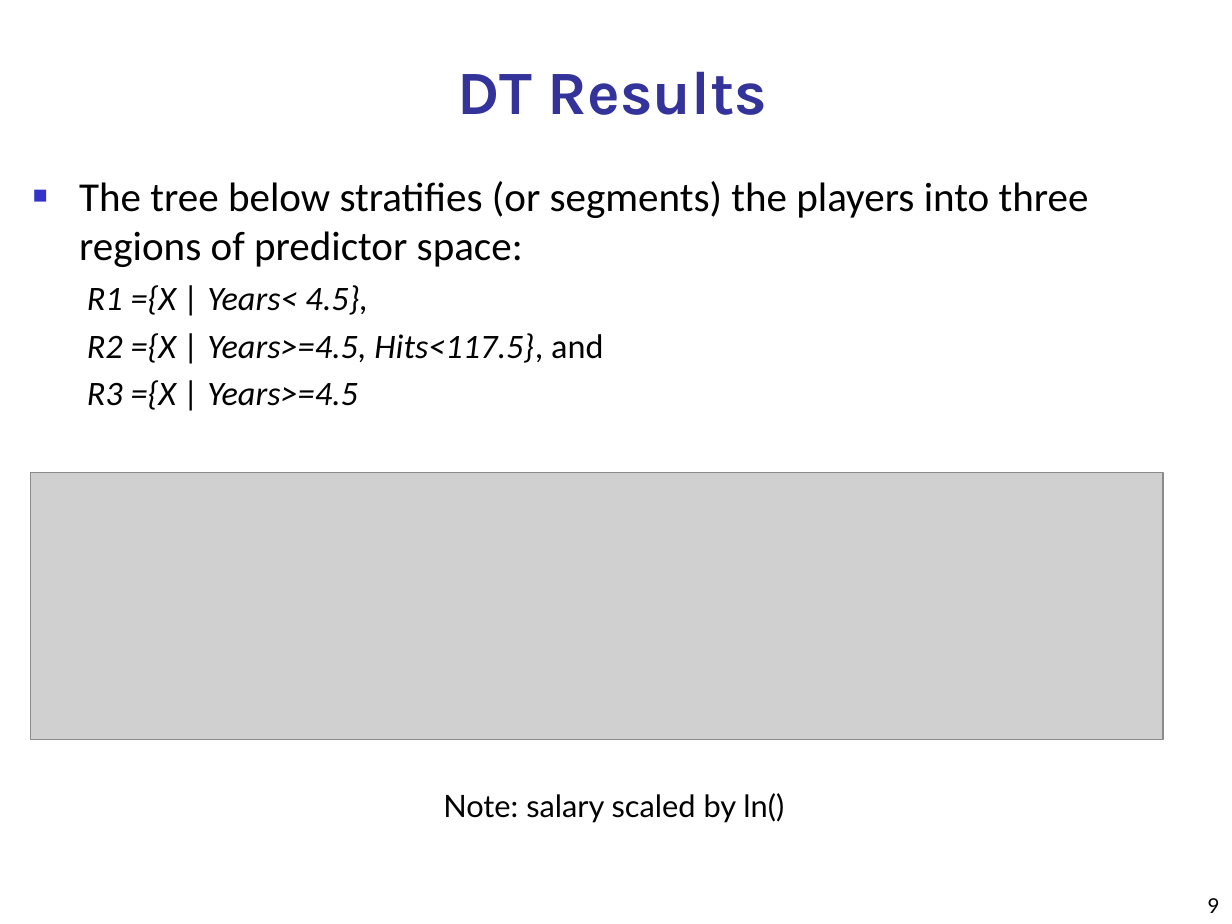
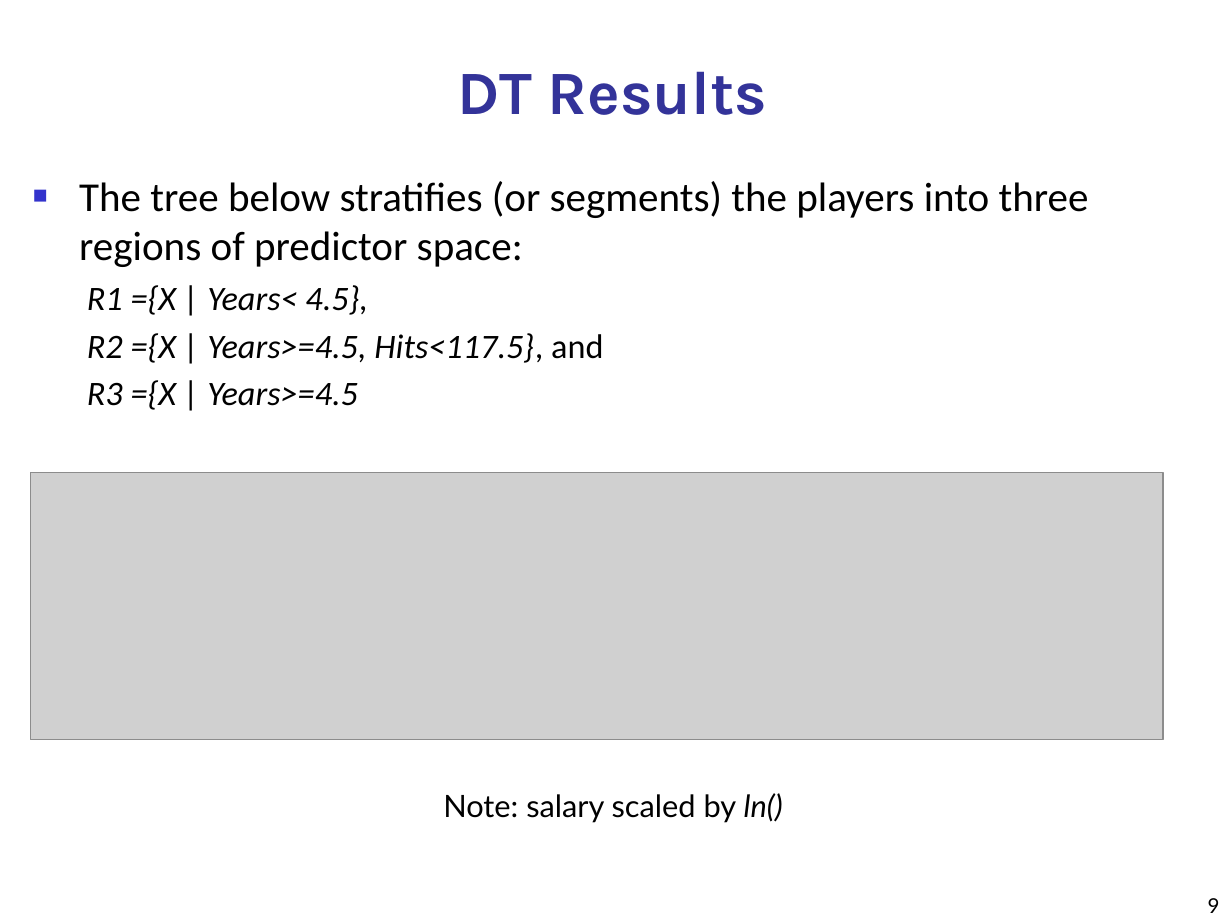
Before and after one commit to jayurbain/DataScienceIntro, a slide deck: slide 9 of slides/08_decision_trees.pptx. Drawn at 1232x924 pixels with LibreOffice and Linux fonts; fonts in the diff are those of the drawing; grey boxes stand for pictures. Boxes give left, top, right and bottom in pixels: in the first picture for what was removed or moved away, otherwise in the second. Text is boxed around its words. In the diff, an @@ line names an element or a change of style, - is before the commit and + after.

```diff
--- a/slides/08_decision_trees.pptx
+++ b/slides/08_decision_trees.pptx
@@ text "Note: salary scaled by ln()" at (443, 793, 783, 823): italic on in "ln()" @@
```
Also in this commit, not shown: 24 other slides changed, 1 other file.
